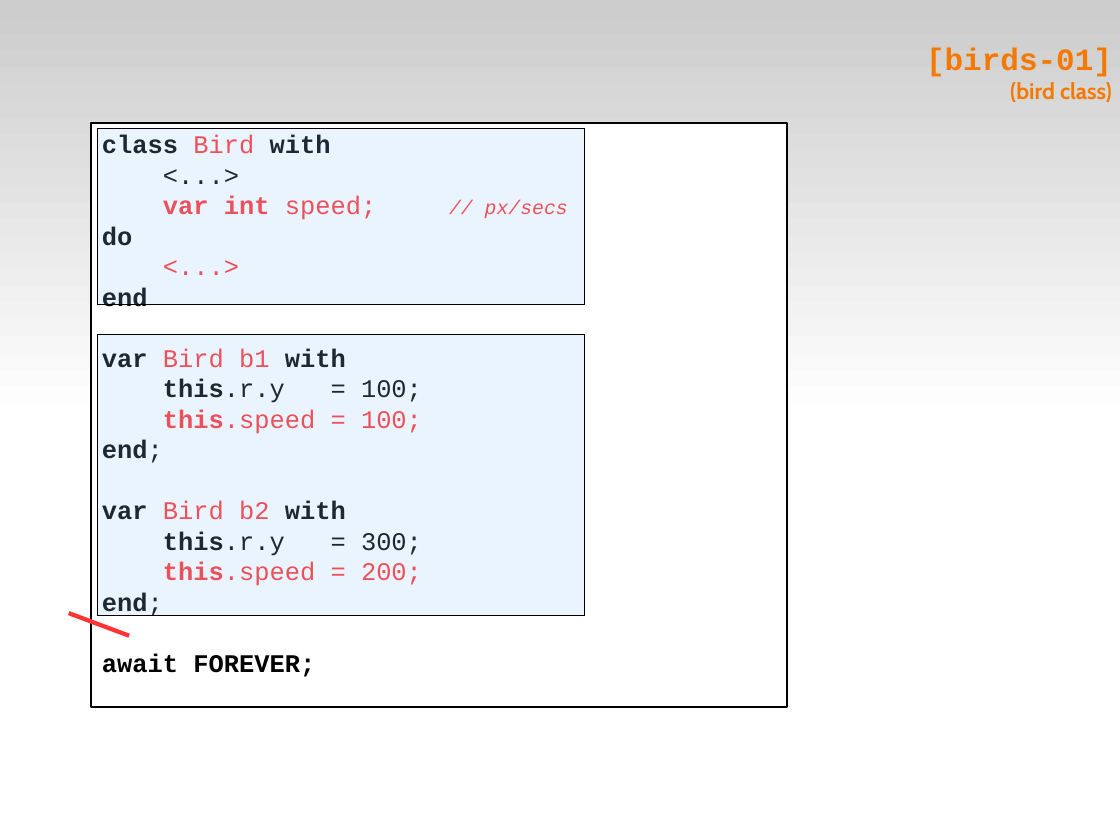
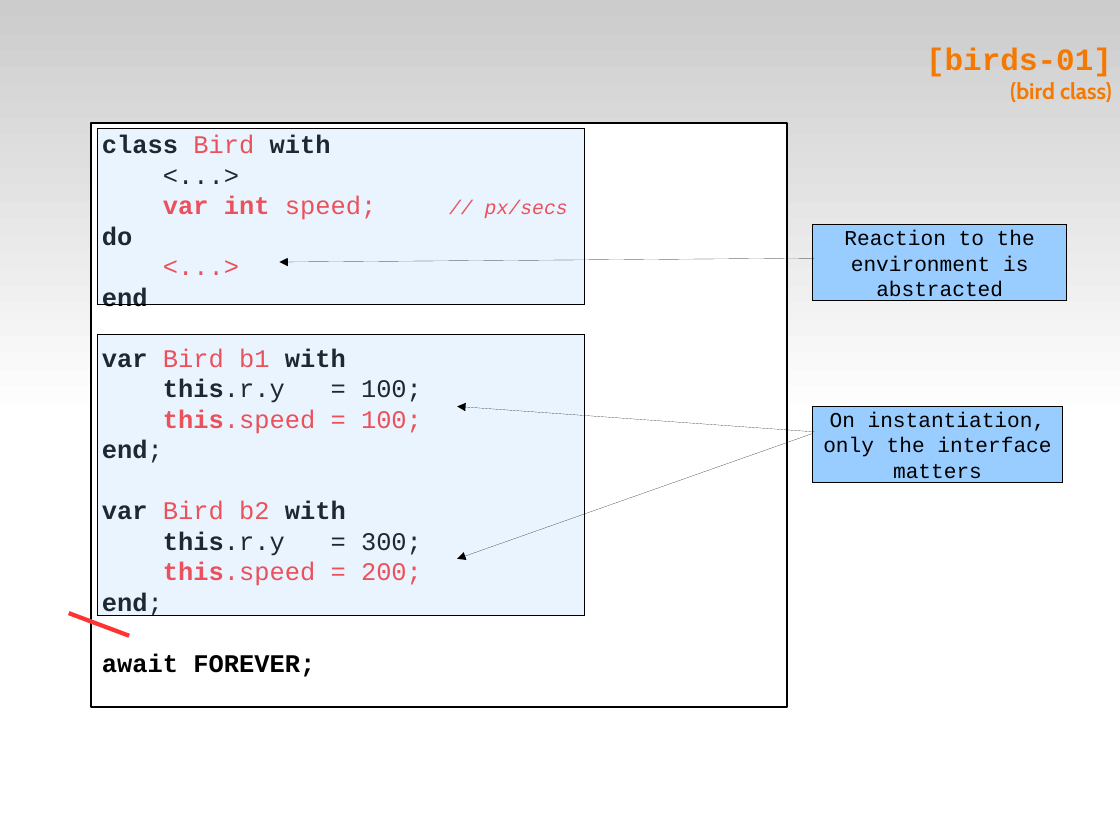
Before and after one commit to fsantanna-no/ceu-docs, a slide deck: slide 11 of ceu_stl.odp. Drawn at 1120x840 pixels with LibreOffice and Linux fonts; fonts in the diff are those of the drawing. Boxes give left, top, right and bottom in pixels: in the first picture for what was removed or moved away, otherwise in the second. Text is boxed around its words. In the diff, an @@ line names an element or a change of style, - is before the commit and + after.

```diff
--- a/ceu_stl.odp
+++ b/ceu_stl.odp
@@ rectangle added at (x1=813, y1=225, x2=1067, y2=301), fill #99CCFF, outline #000000 0 pt, 15 pt, text #000000 @@
+Reaction to the environment is abstracted
@@ arrow added from (814, 258) to (279, 262), #000000 0 pt @@
@@ arrow added from (814, 432) to (457, 407), #000000 0 pt @@
@@ rectangle added at (x1=813, y1=407, x2=1063, y2=483), fill #99CCFF, outline #000000 0 pt, 15 pt, text #000000 @@
+On instantiation, only the interface matters
@@ arrow added from (813, 434) to (457, 559), #000000 0 pt @@
```
Also in this commit, not shown: 14 other slides changed, 5 other files.
